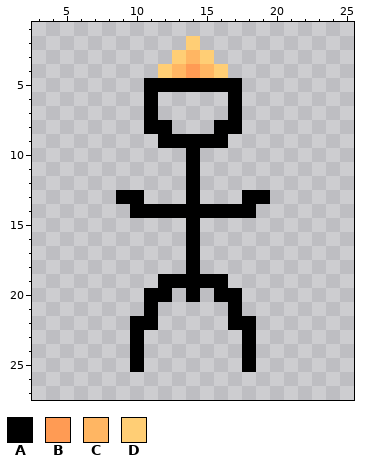
Pixel-art sprite -- Resources/hero.png. Above is the file before it was changed.
The file is 30x30 pixels. Pixels under 10% opacity are left out. Shown: x 3..25, y 1..27.
Palette (. is transparent): A #000000  B #ff9b54  C #ffb663  D #ffce75
Pixels before, first column x 9:
 2 .....D.....
 3 ....DCD....
 4 ...DCBCD...
 5 ..AAAAAAA..
 6 ..A.....A..
 7 ..A.....A..
 8 ..AA...AA..
 9 ...AAAAA...
10 .....A.....
11 .....A.....
12 .....A.....
13 AA...A...AA
14 .AAAAAAAAA.
15 .....A.....
16 .....A.....
17 .....A.....
18 .....A.....
19 ...AAAAA...
20 ..AA.A.AA..
21 ..A.....A..
22 .AA.....AA.
23 .A.......A.
24 .A.......A.
25 .A.......A.
After:
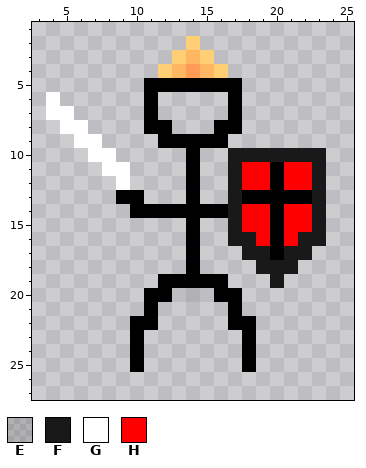
Colours new in this view: E #00000023  F #191919  G #ffffff  H #ff0000
Difference:
Changed rows in their new state; - is an unchanged pixel.
first column x 4:
 6 G-------------------
 7 GG------------------
 8 -GG-----------------
 9 --GG----------------
10 ---GG--------FFFFFFF
11 ----GG-------FHHAHHF
12 -----G-------FHHAHHF
13 -------------F--AAAF
14 -------------FHHAHHF
15 -------------FHHAHHF
16 -------------FFHAHFF
17 --------------FFAFF-
18 ---------------FFF--
19 ----------------F---
20 ----------E---------
Boxes around the changes in both pictures, in picture pixels (x1, y1, x2, y2):
added: (46, 92, 130, 190)
changed: (186, 148, 326, 302)
